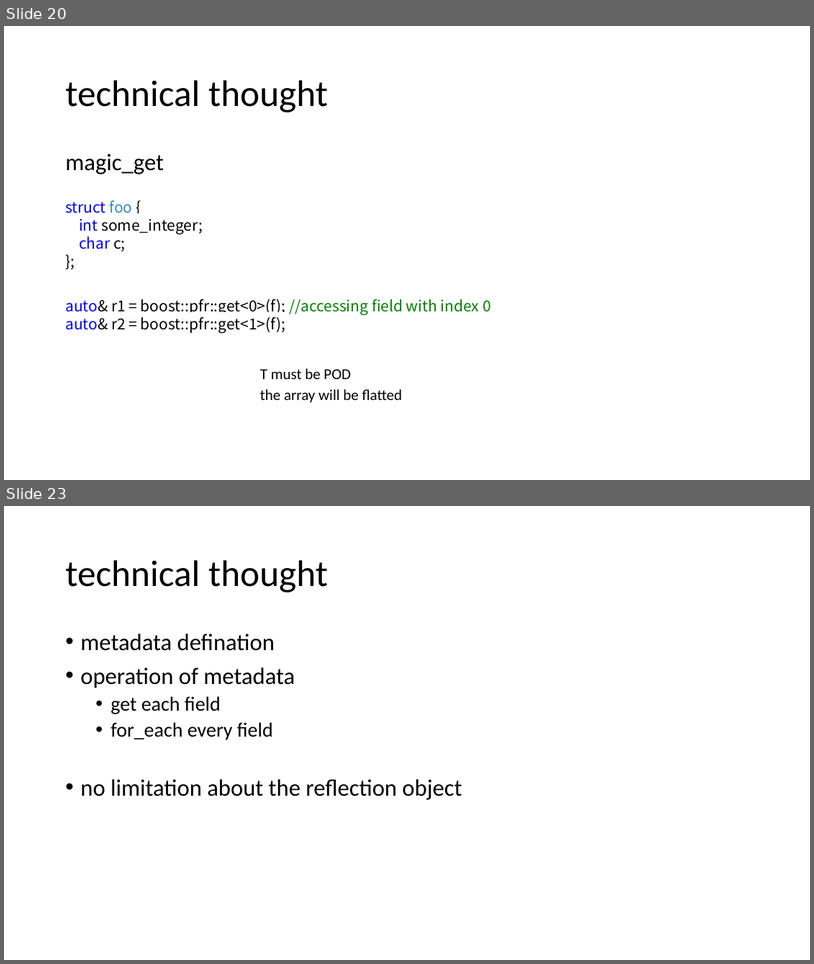
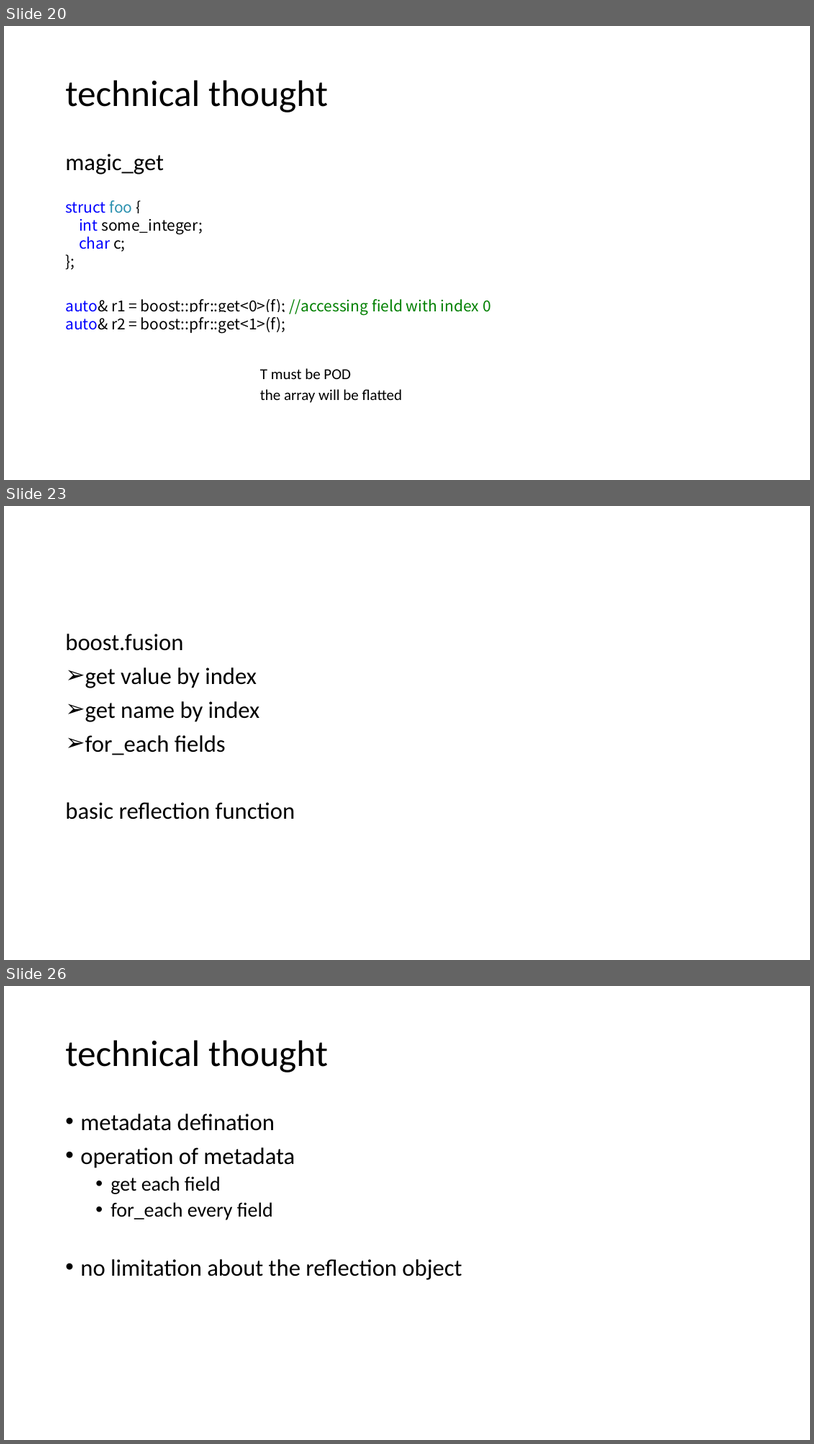
Before and after one commit to qicosmos/cppcon2017, a slide deck: cppcon2017.pptx. Shown one above the other, each under a label of ours: slides 20 and 23 before the commit, slides 20, 23 and 26 after it; the slides between them are not shown. The pictures are 814x964 and 814x1444 pixels, drawn with LibreOffice and Linux fonts; fonts in the diff are those of the drawing. Boxes give left, top, right and bottom in pixels: in the first picture for what was removed or moved away, otherwise in the second. Text is boxed around its words. In the diff, an @@ line names an element or a change of style, - is before the commit and + after.

```diff
--- a/cppcon2017.pptx
+++ b/cppcon2017.pptx
@@ slide 23 added at (4, 506, 810, 960), background #FFFFFF @@
@@ text added at (65, 633, 296, 819), 28 pt, text #000000 @@
+boost.fusion
+➢ get value by index
+➢ get name by index
+➢ for_each fields
+basic reflection function
@@ what was slide 23 is now slide 26 @@
```
Also in this commit, not shown: 2 slides changed, 2 other slides added.
